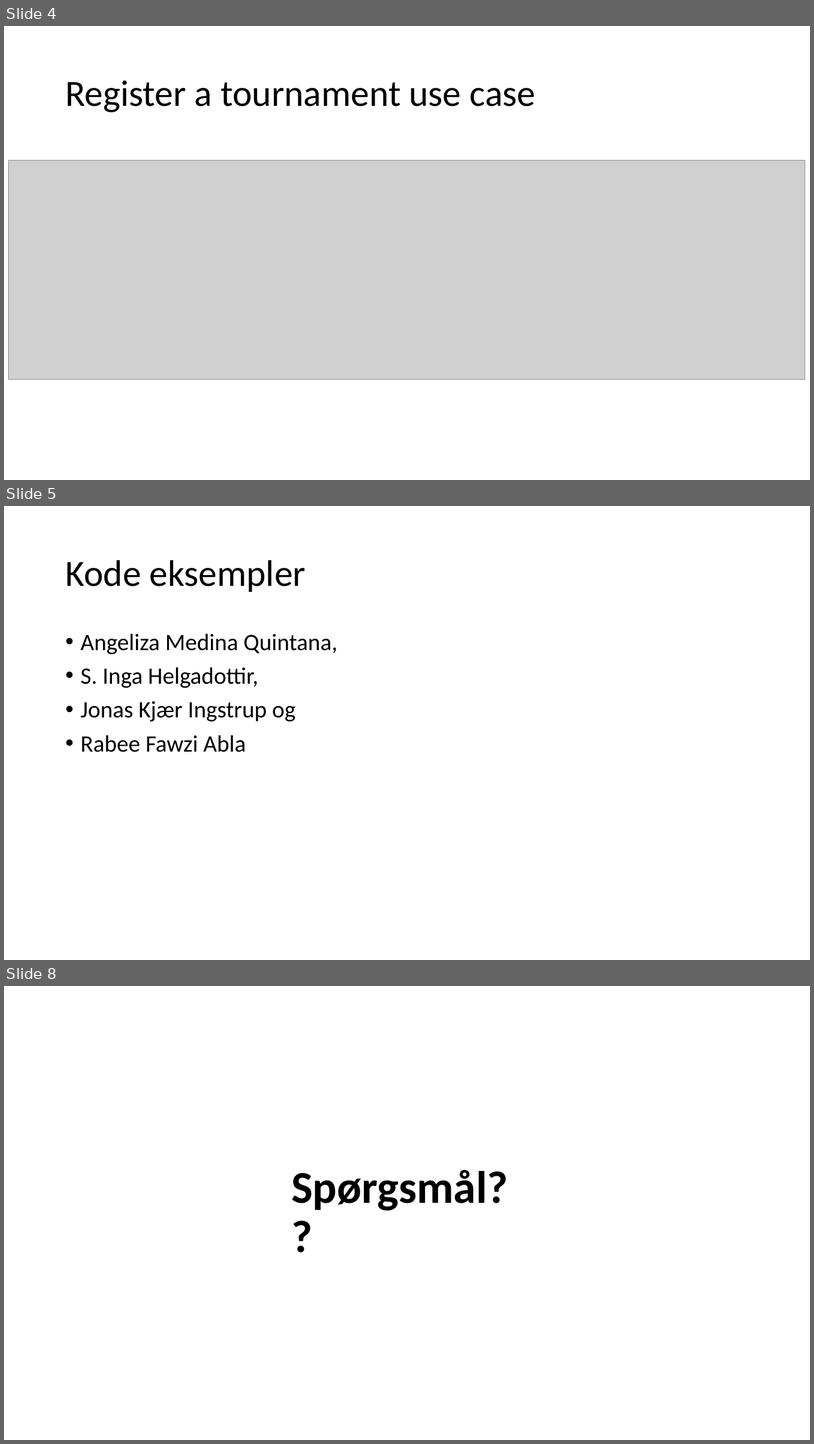
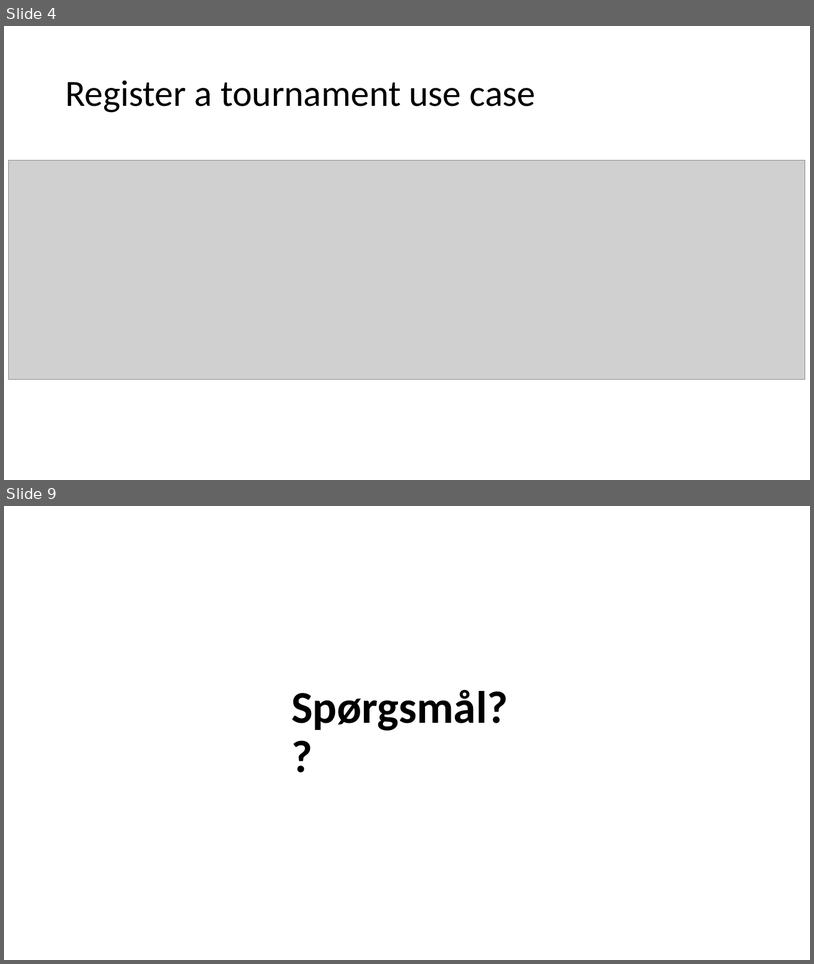
Before and after one commit to Inga-Helgadottir/AIR-SP3, a slide deck: Slides/SP3-pp.odp. Shown one above the other, each under a label of ours: slides 4, 5 and 8 before the commit, slides 4 and 9 after it; the slides between them are not shown. The pictures are 814x1444 and 814x964 pixels, drawn with LibreOffice and Linux fonts; fonts in the diff are those of the drawing; grey boxes stand for pictures. Boxes give left, top, right and bottom in pixels: in the first picture for what was removed or moved away, otherwise in the second. Text is boxed around its words. In the diff, an @@ line names an element or a change of style, - is before the commit and + after.

```diff
--- a/Slides/SP3-pp.odp
+++ b/Slides/SP3-pp.odp
@@ slide 5 removed at bbox=[4, 506, 810, 960], background #FFFFFF @@
@@ title removed at bbox=[65, 560, 306, 592] @@
-Kode eksempler
@@ text removed at bbox=[81, 633, 338, 752] @@
-• Angeliza Medina Quintana,
-• S. Inga Helgadottir,
-• Jonas Kjær Ingstrup og
-• Rabee Fawzi Abla
@@ what was slide 8 is now slide 9 @@
```
Also in this commit, not shown: 3 slides changed, 2 slides added.
